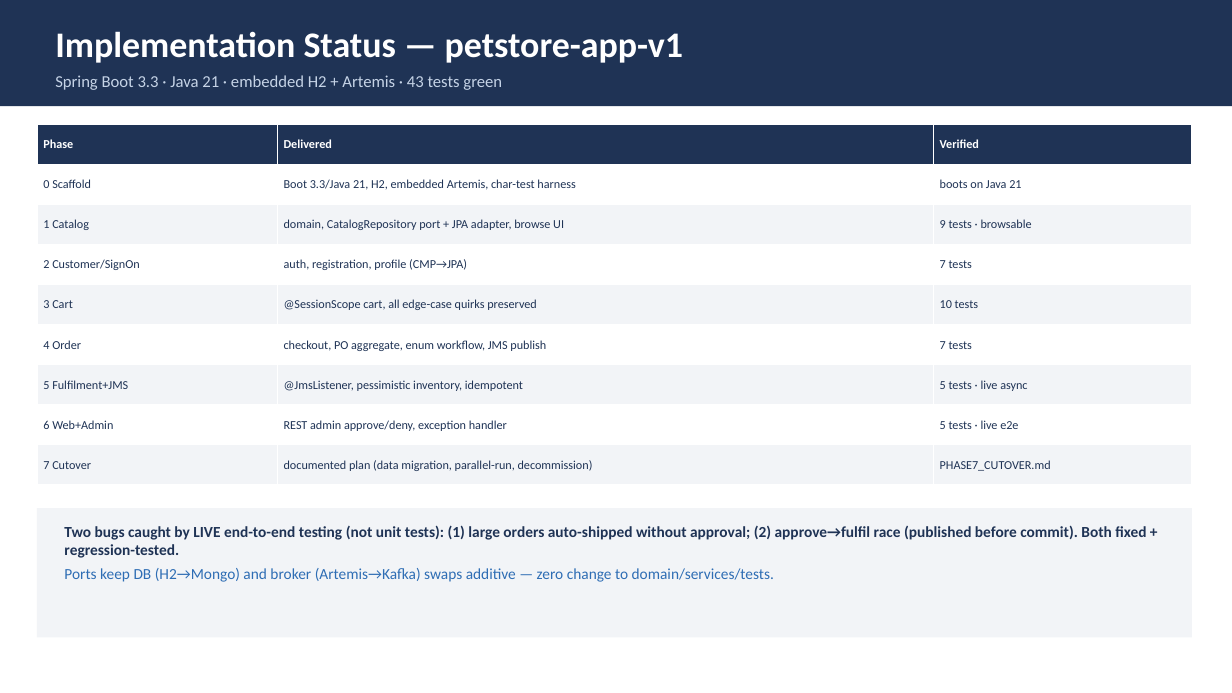
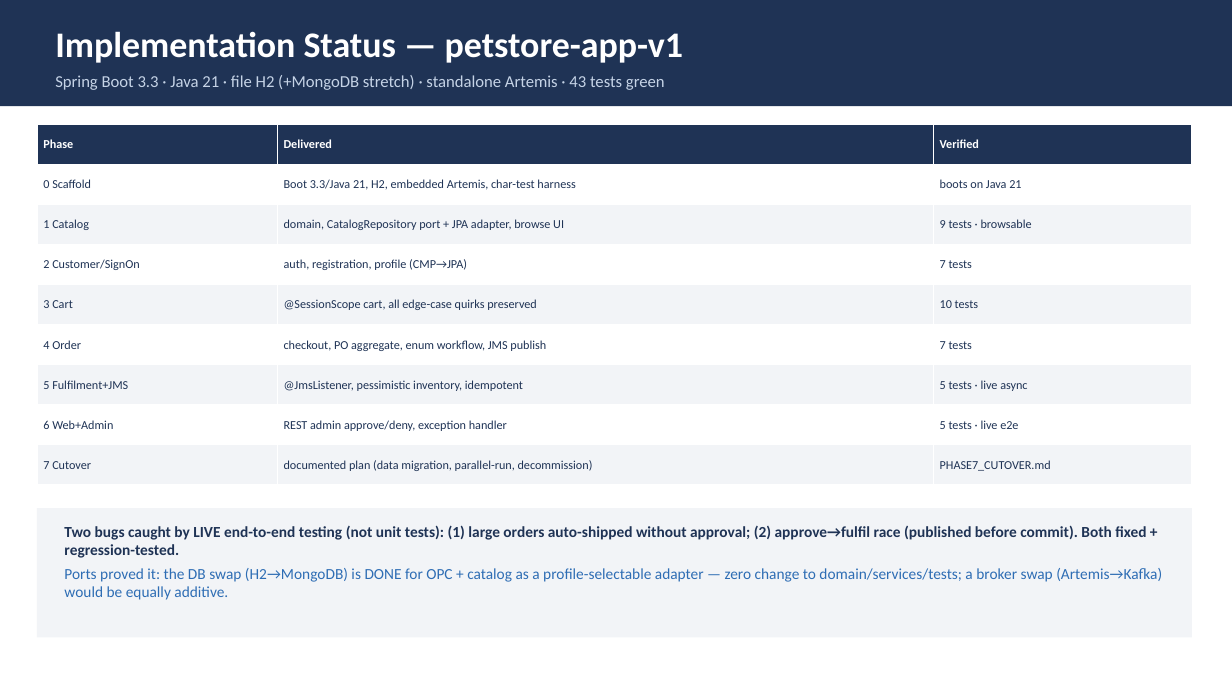
Before and after one commit to Vishak-94/pet-store, a slide deck: slide 41 of docs/PetStore_Architecture_LLD.pptx (slide 40 before the commit). Drawn at 1232x693 pixels with LibreOffice and Linux fonts; fonts in the diff are those of the drawing. Boxes give left, top, right and bottom in pixels: in the first picture for what was removed or moved away, otherwise in the second. Text is boxed around its words. In the diff, an @@ line names an element or a change of style, - is before the commit and + after.

```diff
--- a/docs/PetStore_Architecture_LLD.pptx
+++ b/docs/PetStore_Architecture_LLD.pptx
@@ text at <box>55,75,665,90</box>: text changed @@
-Spring Boot 3.3 · Java 21 · embedded H2 + Artemis · 43 tests green
+Spring Boot 3.3 · Java 21 · file H2 (+MongoDB stretch) · standalone Artemis · 43 tests green
@@ text at <box>64,568,1162,600</box>: text changed @@
-Ports keep DB (H2→Mongo) and broker (Artemis→Kafka) swaps additive — zero change to domain/services/tests.
+Ports proved it: the DB swap (H2→MongoDB) is DONE for OPC + catalog as a profile-selectable adapter — zero change to domain/services/tests; a broker swap (Artemis→Kafka) would be equally additive.
```
Also in this commit, not shown: 6 other slides changed, 2 slides added, 1 slide removed, 10 other files.
